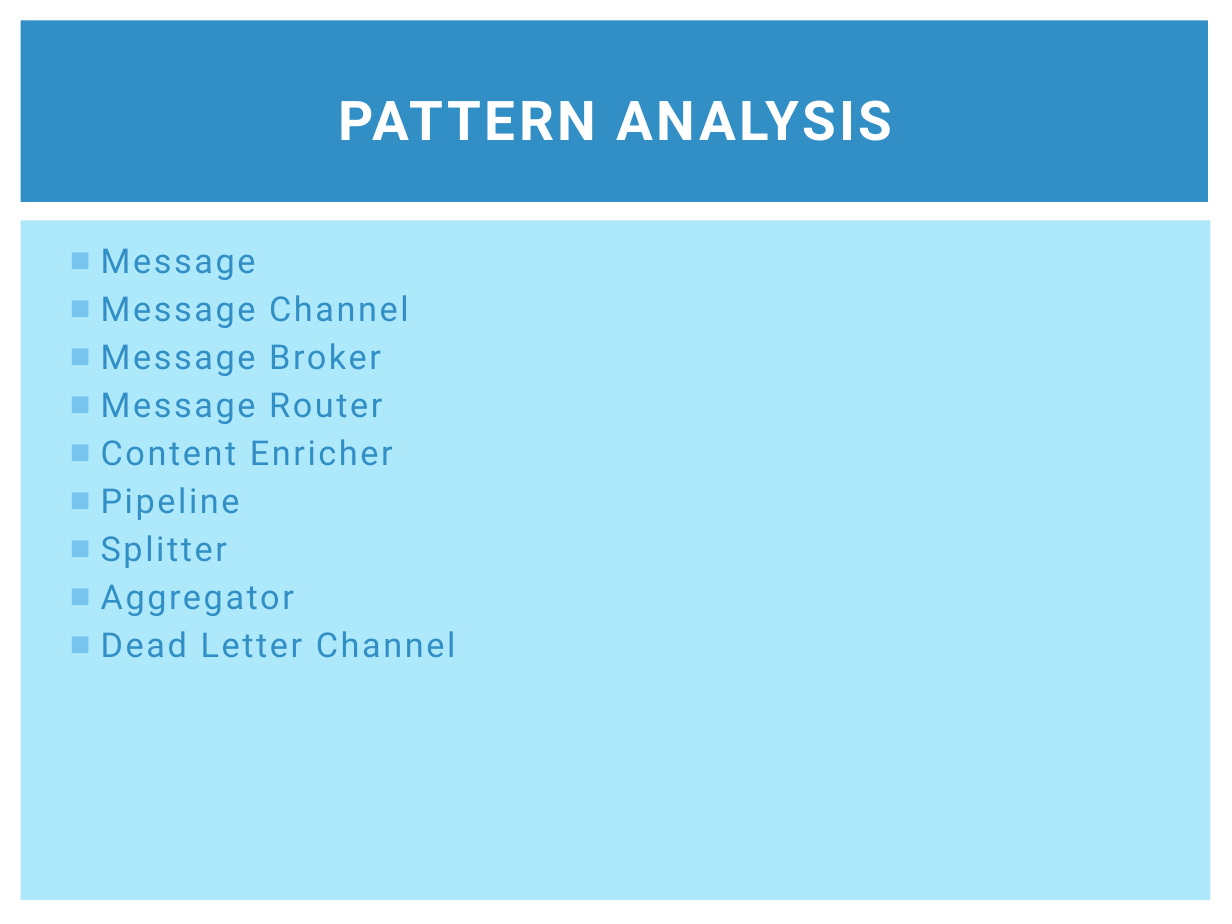
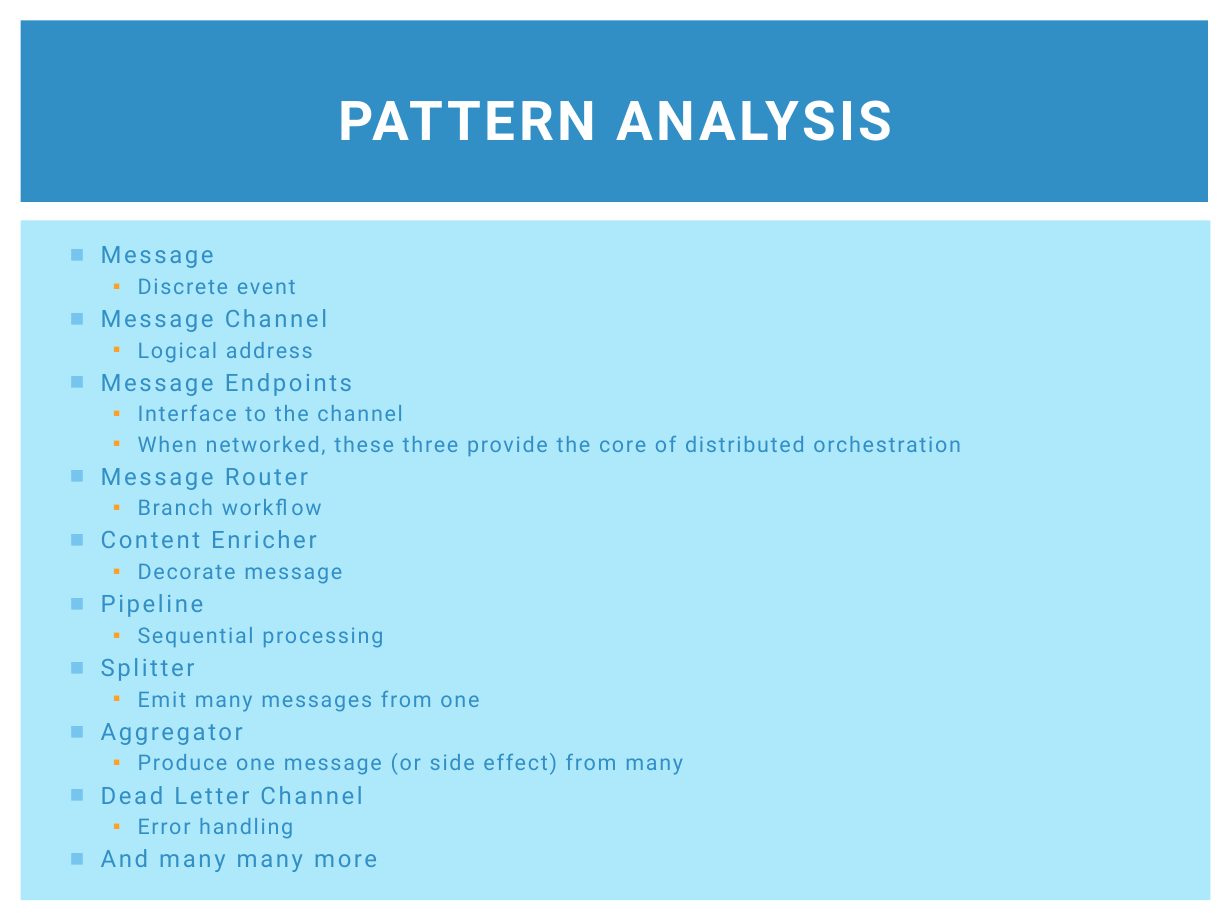
Before and after one commit to clumsyjedi/euroclojure2013, a slide deck: slide 8 of SLIDES.pptx. Drawn at 1232x924 pixels with LibreOffice and Linux fonts; fonts in the diff are those of the drawing. Boxes give left, top, right and bottom in pixels: in the first picture for what was removed or moved away, otherwise in the second. Text is boxed around its words. In the diff, an @@ line names an element or a change of style, - is before the commit and + after.

```diff
--- a/SLIDES.pptx
+++ b/SLIDES.pptx
@@ text at bbox=[101, 246, 961, 804]: paragraphs added @@
+  ▪ Error handling
+■ And many many more
@@ text at bbox=[101, 246, 362, 804]: size 20 to 14 pt in "Message", "Message Channel", "Message Router", "Content Enricher" and 4 more places; less space between paragraphs @@
@@ text at bbox=[138, 278, 296, 294]: paragraph added @@
+  ▪ Discrete event
@@ text at bbox=[101, 342, 961, 457]: text changed; size 20 to 12.6 pt @@
-■ Message Broker
+  ▪ Logical address
+■ Message Endpoints
+  ▪ Interface to the channel
+  ▪ When networked, these three provide the core of distributed orchestration
@@ text at bbox=[138, 499, 214, 515]: paragraph added @@
+  ▪ Branch workflow
@@ text at bbox=[138, 563, 342, 584]: paragraph added @@
+  ▪ Decorate message
@@ text at bbox=[138, 627, 383, 648]: paragraph added @@
+  ▪ Sequential processing
@@ text at bbox=[138, 690, 479, 712]: paragraph added @@
+  ▪ Emit many messages from one
@@ text at bbox=[138, 753, 683, 775]: paragraph added @@
+  ▪ Produce one message (or side effect) from many
```
Also in this commit, not shown: 12 other slides changed, 28 other files.
